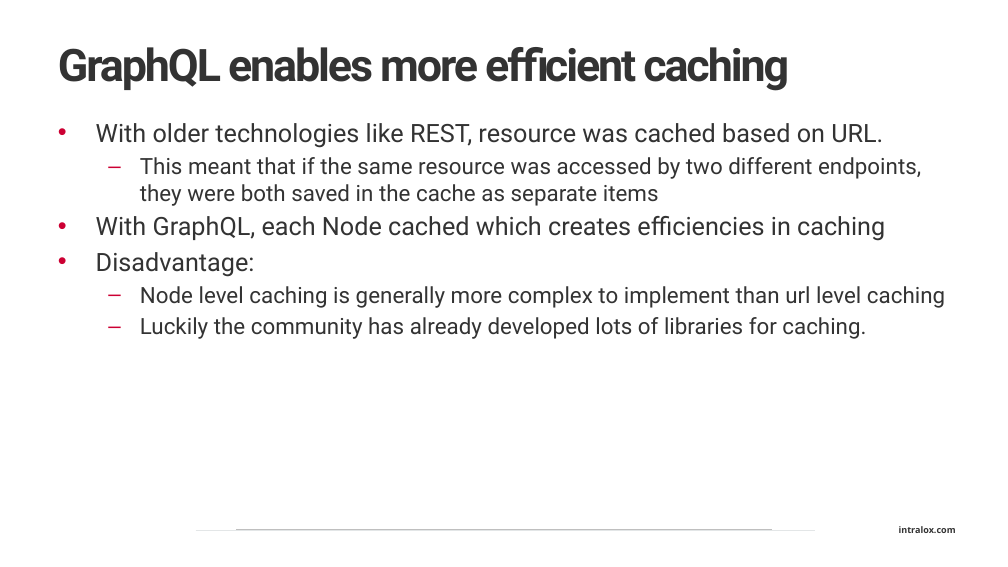
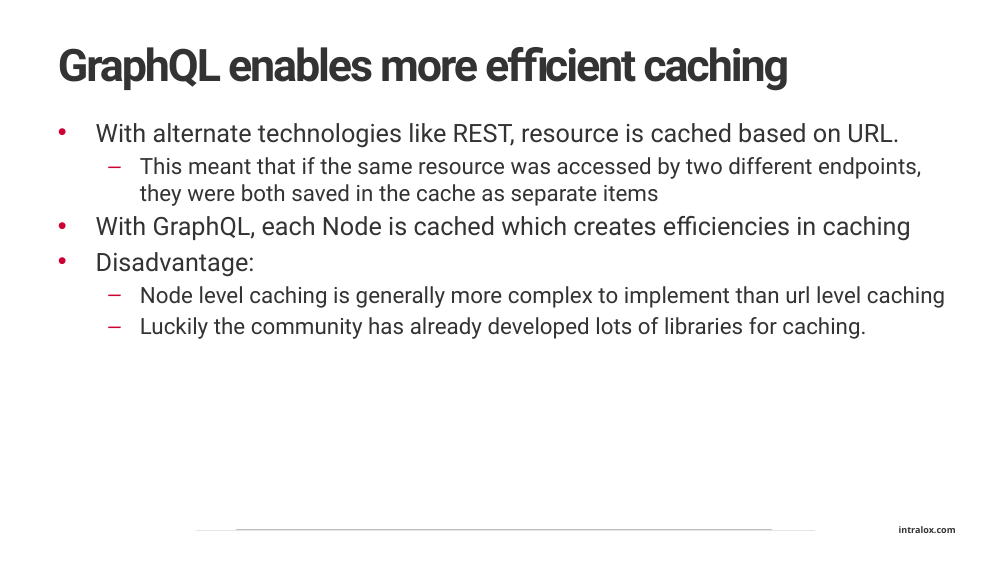
Before and after one commit to NPDSoftwareDev/graphql-presentation, a slide deck: slide 17 of graphql Introduction.pptx. Drawn at 1008x567 pixels with LibreOffice and Linux fonts; fonts in the diff are those of the drawing; background and template pictures are left out. Boxes give left, top, right and bottom in pixels: in the first picture for what was removed or moved away, otherwise in the second. Text is boxed around its words. In the diff, an @@ line names an element or a change of style, - is before the commit and + after.

```diff
--- a/graphql Introduction.pptx
+++ b/graphql Introduction.pptx
@@ text at (96,123,899,148): text changed @@
-• With older technologies like REST, resource was cached based on URL.
+• With alternate technologies like REST, resource is cached based on URL.
@@ text at (96,216,911,241): text changed @@
-• With GraphQL, each Node cached which creates efficiencies in caching
+• With GraphQL, each Node is cached which creates efficiencies in caching
```
Also in this commit, not shown: 10 other slides changed.
